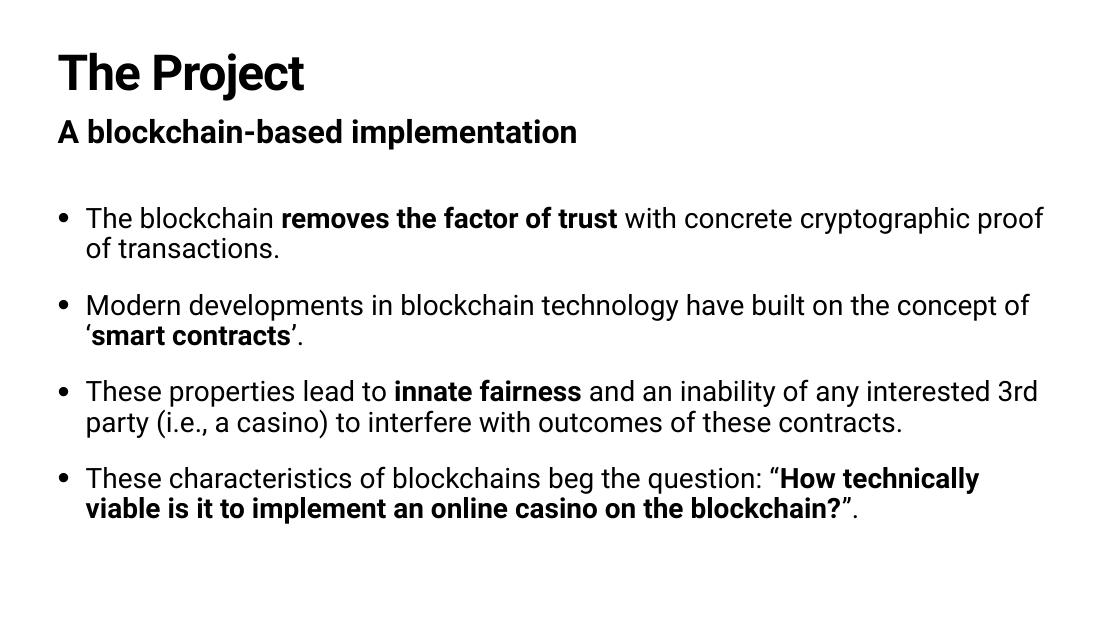
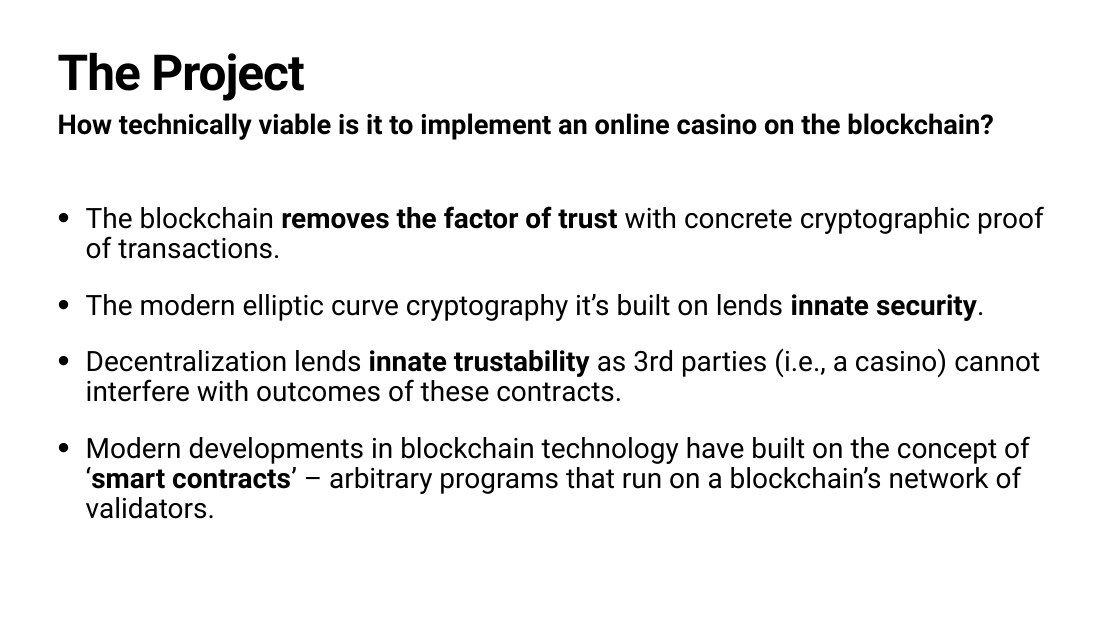
Before and after one commit to awphi/glass-casino, a slide deck: slide 3 of docs/GlassCasinoFinalOral.pptx. Drawn at 1120x630 pixels with LibreOffice and Linux fonts; fonts in the diff are those of the drawing. Boxes give left, top, right and bottom in pixels: in the first picture for what was removed or moved away, otherwise in the second. Text is boxed around its words. In the diff, an @@ line names an element or a change of style, - is before the commit and + after.

```diff
--- a/docs/GlassCasinoFinalOral.pptx
+++ b/docs/GlassCasinoFinalOral.pptx
@@ text at box(58, 113, 994, 140): text changed; size 55 to 46.8 pt @@
-A blockchain-based implementation
+How technically viable is it to implement an online casino on the blockchain?
@@ text at box(86, 294, 1040, 519): text changed @@
-• Modern developments in blockchain technology have built on the concept of ‘smart contracts’.
-• These properties lead to innate fairness and an inability of any interested 3rd party (i.e., a casino) to interfere with outcomes of these contracts.
-• These characteristics of blockchains beg the question: “How technically viable is it to implement an online casino on the blockchain?”.
+• The modern elliptic curve cryptography it’s built on lends innate security.
+• Decentralization lends innate trustability as 3rd parties (i.e., a casino) cannot interfere with outcomes of these contracts.
+• Modern developments in blockchain technology have built on the concept of ‘smart contracts’ – arbitrary programs that run on a blockchain’s network of validators.
```
Also in this commit, not shown: 3 other slides changed, 5 other files.
